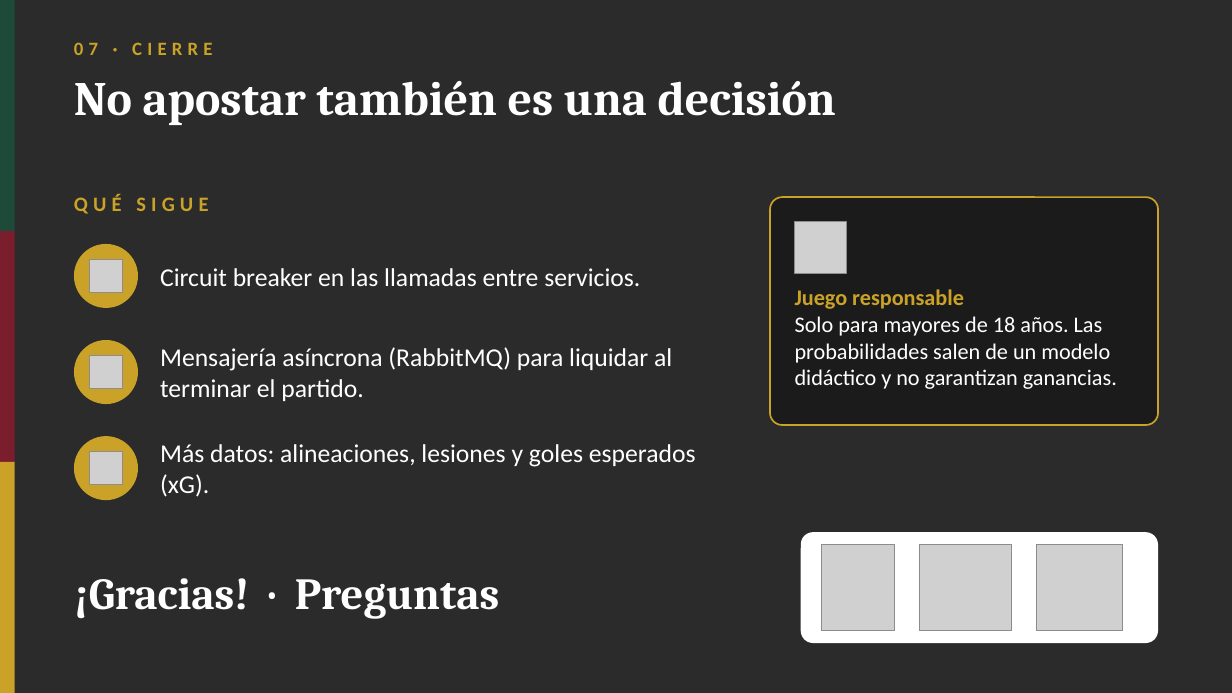
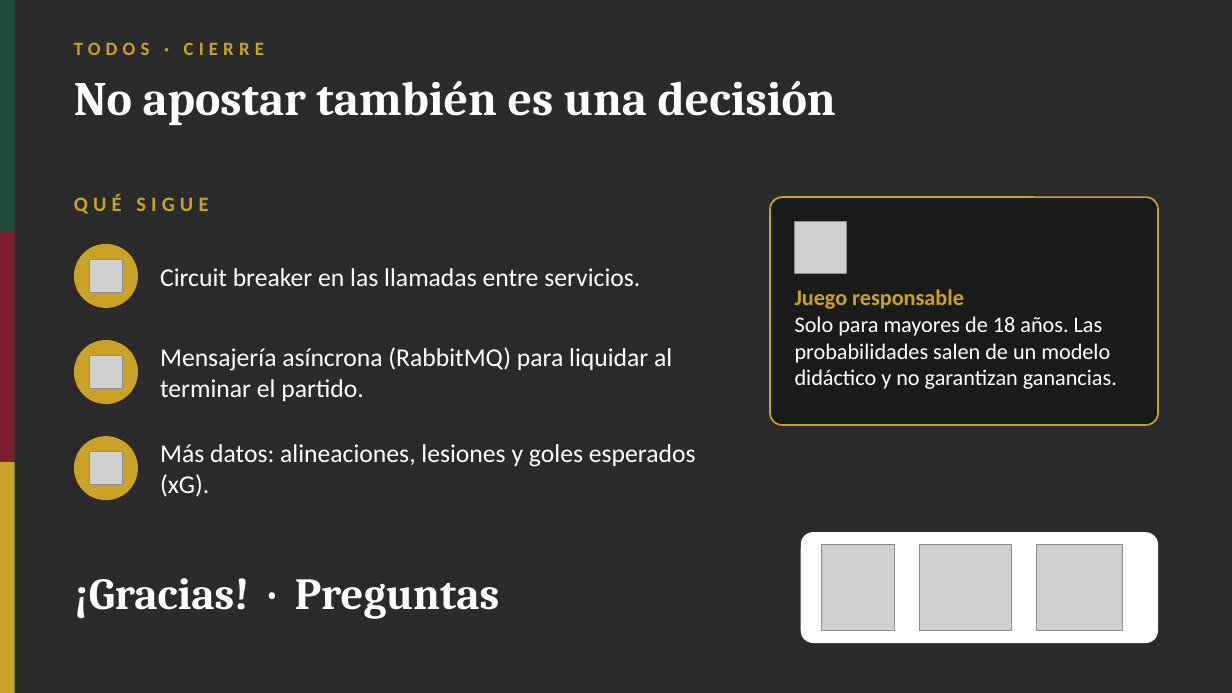
Before and after one commit to Renindstone/app-apuestas-universidad, a slide deck: slide 24 of docs/PresentacionApuestas_2nov2026.pptx (slide 17 before the commit). Drawn at 1232x693 pixels with LibreOffice and Linux fonts; fonts in the diff are those of the drawing; grey boxes stand for pictures; background and template pictures are left out; a plain dark background stands for a picture behind light text. Boxes give left, top, right and bottom in pixels: in the first picture for what was removed or moved away, otherwise in the second. Text is boxed around its words. In the diff, an @@ line names an element or a change of style, - is before the commit and + after.

```diff
--- a/docs/PresentacionApuestas_2nov2026.pptx
+++ b/docs/PresentacionApuestas_2nov2026.pptx
@@ text at bbox=[74, 42, 264, 55]: text changed @@
-07 · CIERRE
+TODOS · CIERRE
```
Also in this commit, not shown: 15 other slides changed, 8 slides added, 1 slide removed, 3 other files.
